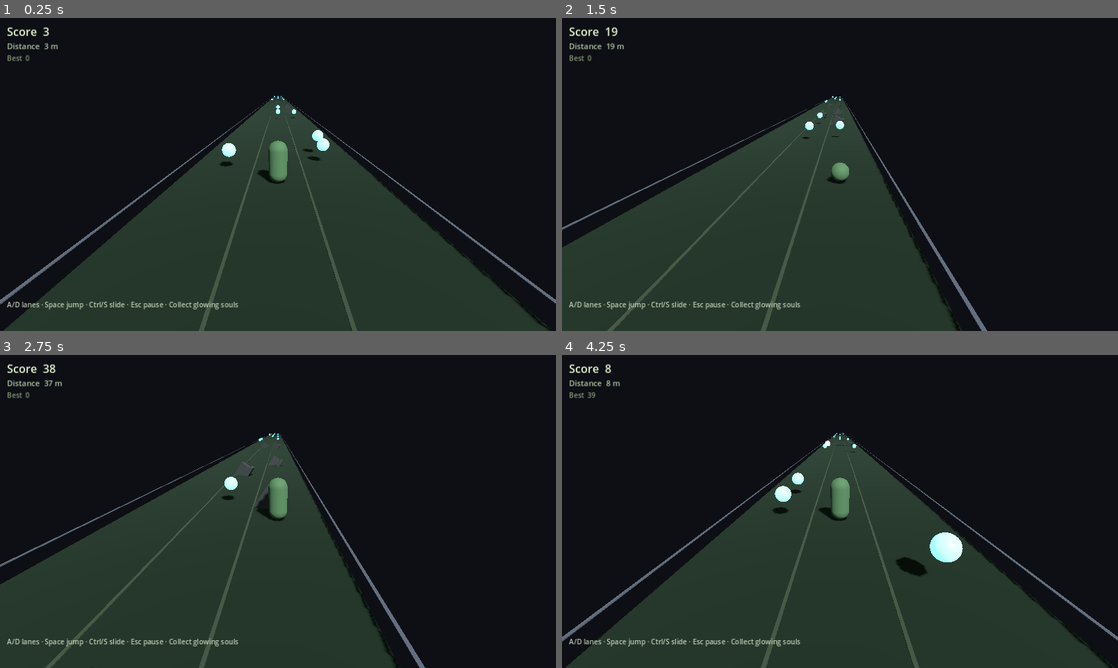
Above: before the commit, frames 1-4 (two rows, left to right).
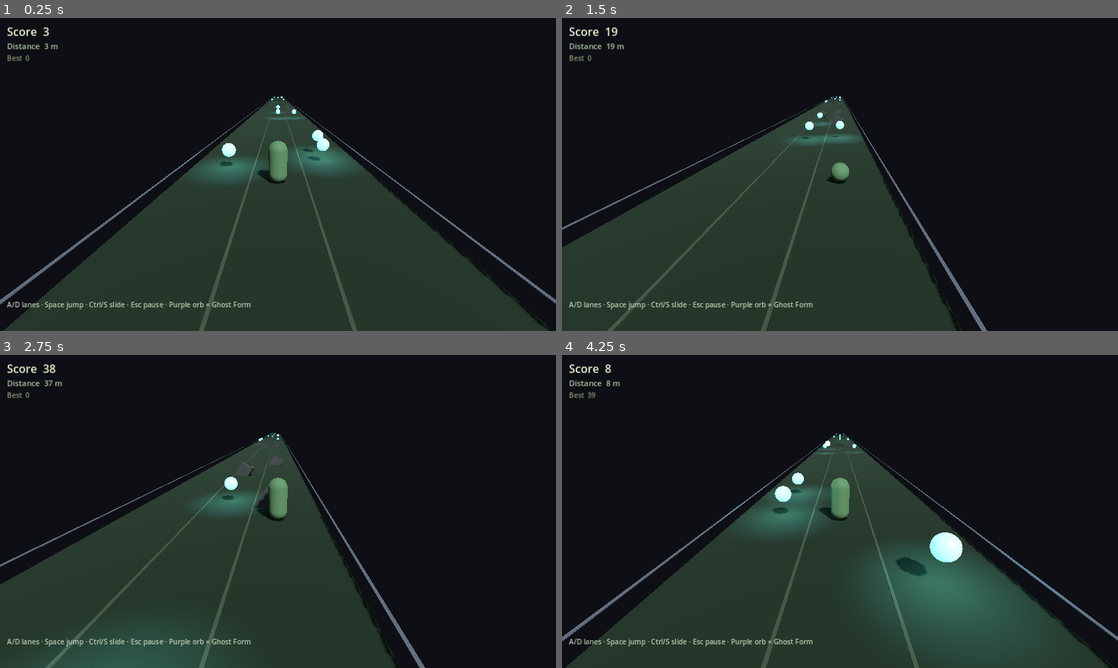
Above: after the commit, the same moments.

Repository: atesz19/GraveDash-Godot
Game: Godot game, scene res://scenes/levels/Main.tscn
Same seed, same stepped clock (60 frames per second), same inputs: the game is played once before the commit and once after it.
Inputs:
- Up to frame 1 (0.25 s): no input
- Up to frame 2 (1.5 s): hold D (swipe_right) 0.53-1.28 s; hold Ctrl (swipe_down) from 1.28 s (still down)
- Up to frame 3 (2.75 s): release Ctrl (swipe_down) at 2.03 s; hold D (swipe_right) from 2.03 s (still down)
- Up to frame 4 (4.25 s): release D (swipe_right) at 2.78 s; hold Space (swipe_up) 2.78-3.5 s; click "Restart" at 3.5 s

The runs differ from the first frame. In frame 1, 1.5% of the frame differs, in the area x 30-67%, y 24-94%; in frame 2, 0.5%; in frame 3, 1.9%; in frame 4, 6.8%, in the area x 29-94%, y 24-94%.

Commit message:
Add Ghost Form power-up with HUD timer and phase-through
ObjectPool-backed Ghost Form pickup (~9s): player phases through
hazards via collision mask + obstacle checks, purple trail/light,
HUD icon with remaining time; LevelGenerator spawns it rarely (~12%).

Co-authored-by: attika199912 <attika199912@gmail.com>

Diff:
--- a/scenes/levels/Main.tscn
+++ b/scenes/levels/Main.tscn
@@ -11,6 +11,7 @@
 [ext_resource type="PackedScene" uid="uid://bq8soulorb" path="res://scenes/powerups/SoulOrb.tscn" id="9_soul"]
 [ext_resource type="PackedScene" uid="uid://bq8bigsoul" path="res://scenes/powerups/BigSoul.tscn" id="10_big"]
 [ext_resource type="PackedScene" uid="uid://bq8goldencoffin" path="res://scenes/powerups/GoldenCoffin.tscn" id="11_coffin"]
+[ext_resource type="PackedScene" uid="uid://bq8ghostform" path="res://scenes/powerups/GhostForm.tscn" id="12_ghost"]
 
 [sub_resource type="Environment" id="Environment_night"]
 background_mode = 1
@@ -46,6 +47,7 @@
 soul_scene = ExtResource("9_soul")
 big_soul_scene = ExtResource("10_big")
 coffin_scene = ExtResource("11_coffin")
+ghost_form_scene = ExtResource("12_ghost")
 player_path = NodePath("../Player")
 
 [node name="HUD" parent="." instance=ExtResource("8_hud")]
@@ -62,6 +64,6 @@
 offset_bottom = -16.0
 theme_override_colors/font_color = Color(0.85, 0.9, 0.8, 0.85)
 theme_override_font_sizes/font_size = 16
-text = "A/D lanes · Space jump · Ctrl/S slide · Esc pause · Collect glowing souls"
+text = "A/D lanes · Space jump · Ctrl/S slide · Esc pause · Purple orb = Ghost Form"
 
 [node name="GameOverUI" parent="." instance=ExtResource("7_gameover")]
--- a/scenes/player/Player.tscn
+++ b/scenes/player/Player.tscn
@@ -35,6 +35,30 @@
 material = SubResource("StandardMaterial3D_dust")
 size = Vector2(0.15, 0.15)
 
+[sub_resource type="ParticleProcessMaterial" id="ParticleProcessMaterial_ghost"]
+emission_shape = 1
+emission_sphere_radius = 0.35
+direction = Vector3(0, 0.4, 1)
+spread = 40.0
+initial_velocity_min = 0.5
+initial_velocity_max = 2.0
+gravity = Vector3(0, 0.4, 0)
+scale_min = 0.08
+scale_max = 0.22
+color = Color(0.45, 0.15, 0.7, 0.65)
+
+[sub_resource type="StandardMaterial3D" id="StandardMaterial3D_ghost_p"]
+transparency = 1
+vertex_color_use_as_albedo = true
+albedo_color = Color(0.35, 0.1, 0.55, 0.55)
+emission_enabled = true
+emission = Color(0.5, 0.15, 0.75, 1)
+emission_energy_multiplier = 1.5
+
+[sub_resource type="QuadMesh" id="QuadMesh_ghost"]
+material = SubResource("StandardMaterial3D_ghost_p")
+size = Vector2(0.2, 0.2)
+
 [node name="Player" type="CharacterBody3D"]
 collision_layer = 2
 collision_mask = 5
@@ -67,3 +91,20 @@
 lifetime = 0.6
 process_material = SubResource("ParticleProcessMaterial_run")
 draw_pass_1 = SubResource("QuadMesh_dust")
+
+[node name="GhostTrail" type="GPUParticles3D" parent="."]
+transform = Transform3D(1, 0, 0, 0, 1, 0, 0, 0, 1, 0, 0.8, 0.5)
+emitting = false
+amount = 36
+lifetime = 0.7
+visibility_aabb = AABB(-2, -2, -2, 4, 4, 4)
+process_material = SubResource("ParticleProcessMaterial_ghost")
+draw_pass_1 = SubResource("QuadMesh_ghost")
+
+[node name="GhostLight" type="OmniLight3D" parent="."]
+transform = Transform3D(1, 0, 0, 0, 1, 0, 0, 0, 1, 0, 1.2, 0)
+visible = false
+light_color = Color(0.55, 0.2, 0.9, 1)
+light_energy = 0.0
+omni_range = 5.0
+shadow_enabled = false
--- a/scenes/powerups/BigSoul.tscn
+++ b/scenes/powerups/BigSoul.tscn
@@ -29,3 +29,9 @@
 [node name="MeshInstance3D" type="MeshInstance3D" parent="."]
 mesh = SubResource("SphereMesh_big")
 surface_material_override/0 = SubResource("StandardMaterial3D_glow")
+
+[node name="OmniLight3D" type="OmniLight3D" parent="."]
+light_color = Color(0.45, 0.6, 1.0, 1)
+light_energy = 2.0
+omni_range = 3.8
+shadow_enabled = false
--- /dev/null
+++ b/scenes/powerups/GhostForm.tscn
@@ -0,0 +1,56 @@
+[gd_scene load_steps=6 format=3 uid="uid://bq8ghostform"]
+
+[ext_resource type="Script" path="res://scripts/collectibles/GhostForm.gd" id="1_ghost"]
+
+[sub_resource type="SphereShape3D" id="SphereShape3D_ghost"]
+radius = 0.55
+
+[sub_resource type="SphereMesh" id="SphereMesh_ghost"]
+radius = 0.42
+height = 0.84
+
+[sub_resource type="StandardMaterial3D" id="StandardMaterial3D_ghost"]
+transparency = 1
+albedo_color = Color(0.45, 0.2, 0.65, 0.75)
+emission_enabled = true
+emission = Color(0.55, 0.15, 0.8, 1)
+emission_energy_multiplier = 3.5
+roughness = 0.25
+
+[sub_resource type="StandardMaterial3D" id="StandardMaterial3D_ring"]
+transparency = 1
+albedo_color = Color(0.1, 0.02, 0.12, 0.55)
+emission_enabled = true
+emission = Color(0.25, 0.05, 0.35, 1)
+emission_energy_multiplier = 1.5
+
+[sub_resource type="TorusMesh" id="TorusMesh_ring"]
+inner_radius = 0.25
+outer_radius = 0.48
+rings = 12
+ring_segments = 16
+material = SubResource("StandardMaterial3D_ring")
+
+[node name="GhostForm" type="Area3D"]
+collision_layer = 8
+collision_mask = 2
+monitoring = true
+monitorable = true
+script = ExtResource("1_ghost")
+
+[node name="CollisionShape3D" type="CollisionShape3D" parent="."]
+shape = SubResource("SphereShape3D_ghost")
+
+[node name="MeshInstance3D" type="MeshInstance3D" parent="."]
+mesh = SubResource("SphereMesh_ghost")
+surface_material_override/0 = SubResource("StandardMaterial3D_ghost")
+
+[node name="Ring" type="MeshInstance3D" parent="."]
+transform = Transform3D(1, 0, 0, 0, 1, 0, 0, 0, 1, 0, -0.05, 0)
+mesh = SubResource("TorusMesh_ring")
+
+[node name="OmniLight3D" type="OmniLight3D" parent="."]
+light_color = Color(0.65, 0.25, 0.95, 1)
+light_energy = 2.4
+omni_range = 4.5
+shadow_enabled = false
--- a/scenes/powerups/GoldenCoffin.tscn
+++ b/scenes/powerups/GoldenCoffin.tscn
@@ -39,3 +39,10 @@
 transform = Transform3D(1, 0, 0, 0, 1, 0, 0, 0, 1, 0, 0.72, 0)
 mesh = SubResource("BoxMesh_lid")
 surface_material_override/0 = SubResource("StandardMaterial3D_gold")
+
+[node name="OmniLight3D" type="OmniLight3D" parent="."]
+transform = Transform3D(1, 0, 0, 0, 1, 0, 0, 0, 1, 0, 0.5, 0)
+light_color = Color(0.95, 0.75, 0.25, 1)
+light_energy = 2.2
+omni_range = 4.0
+shadow_enabled = false
--- a/scenes/powerups/SoulOrb.tscn
+++ b/scenes/powerups/SoulOrb.tscn
@@ -29,3 +29,9 @@
 [node name="MeshInstance3D" type="MeshInstance3D" parent="."]
 mesh = SubResource("SphereMesh_orb")
 surface_material_override/0 = SubResource("StandardMaterial3D_glow")
+
+[node name="OmniLight3D" type="OmniLight3D" parent="."]
+light_color = Color(0.4, 0.85, 1.0, 1)
+light_energy = 1.4
+omni_range = 3.0
+shadow_enabled = false
--- a/scenes/ui/HUD.tscn
+++ b/scenes/ui/HUD.tscn
@@ -12,8 +12,8 @@
 anchor_bottom = 0.0
 offset_left = 16.0
 offset_top = 12.0
-offset_right = 320.0
-offset_bottom = 120.0
+offset_right = 340.0
+offset_bottom = 160.0
 theme_override_constants/margin_left = 0
 theme_override_constants/margin_top = 0
 
@@ -38,3 +38,20 @@
 theme_override_colors/font_color = Color(0.55, 0.6, 0.48, 1)
 theme_override_font_sizes/font_size = 16
 text = "Best  0"
+
+[node name="GhostRow" type="HBoxContainer" parent="Margin/VBox"]
+visible = false
+layout_mode = 2
+theme_override_constants/separation = 8
+
+[node name="GhostIcon" type="ColorRect" parent="Margin/VBox/GhostRow"]
+custom_minimum_size = Vector2(18, 18)
+layout_mode = 2
+size_flags_vertical = 4
+color = Color(0.55, 0.2, 0.85, 0.9)
+
+[node name="GhostLabel" type="Label" parent="Margin/VBox/GhostRow"]
+layout_mode = 2
+theme_override_colors/font_color = Color(0.75, 0.45, 0.95, 1)
+theme_override_font_sizes/font_size = 18
+text = "GHOST  0.0s"
--- a/scripts/LevelGenerator.gd
+++ b/scripts/LevelGenerator.gd
@@ -12,6 +12,7 @@
 const POOL_SOUL: String = "collectible_soul"
 const POOL_BIG_SOUL: String = "collectible_big_soul"
 const POOL_COFFIN: String = "collectible_golden_coffin"
+const POOL_GHOST: String = "collectible_ghost_form"
 
 const LANE_COUNT: int = 3
 const Z_MARGIN: float = 6.0
@@ -25,6 +26,7 @@
 @export var soul_scene: PackedScene
 @export var big_soul_scene: PackedScene
 @export var coffin_scene: PackedScene
+@export var ghost_form_scene: PackedScene
 @export var player_path: NodePath = ^"../Player"
 
 @export var obstacles_per_chunk_min: int = 1
@@ -32,6 +34,8 @@
 @export var souls_per_chunk_min: int = 3
 @export var souls_per_chunk_max: int = 5
 @export var safe_chunk_count: int = 1
+## Chance to place one Ghost Form per chunk (after intro). Keep rare.
+@export var ghost_form_chance: float = 0.12
 
 var _player: Node3D
 var _chunks: Array[Node3D] = []
@@ -75,6 +79,8 @@
 		big_soul_scene = preload("res://scenes/powerups/BigSoul.tscn")
 	if coffin_scene == null:
 		coffin_scene = preload("res://scenes/powerups/GoldenCoffin.tscn")
+	if ghost_form_scene == null:
+		ghost_form_scene = preload("res://scenes/powerups/GhostForm.tscn")
 
 
 func _register_pools() -> void:
@@ -92,6 +98,8 @@
 		ObjectPool.register_pool(POOL_BIG_SOUL, big_soul_scene, 10)
 	if not ObjectPool.has_pool(POOL_COFFIN):
 		ObjectPool.register_pool(POOL_COFFIN, coffin_scene, 4)
+	if not ObjectPool.has_pool(POOL_GHOST):
+		ObjectPool.register_pool(POOL_GHOST, ghost_form_scene, 4)
 
 
 func _spawn_chunk_at(origin_z: float) -> Node3D:
@@ -115,7 +123,8 @@
 	var occupied: Dictionary = {}
 	if index >= safe_chunk_count:
 		occupied = _populate_obstacles(chunk, index)
-	_populate_collectibles(chunk, index, occupied)
+	var soul_cells := _populate_collectibles(chunk, index, occupied)
+	_maybe_spawn_ghost_form(chunk, index, occupied, soul_cells)
 
 	_chunks.append(chunk)
 	return chunk
@@ -156,16 +165,16 @@
 	return occupied
 
 
-func _populate_collectibles(chunk: Node3D, chunk_index: int, occupied: Dictionary) -> void:
+func _populate_collectibles(chunk: Node3D, chunk_index: int, occupied: Dictionary) -> Dictionary:
+	var soul_cells: Dictionary = {}
 	if not chunk.has_method("attach_collectible"):
-		return
-
-	## Density: 3–5 souls/chunk (2–3 on the safe intro chunk). Not sparse, not packed.
+		return soul_cells
+
+	## Density: 3–5 souls/chunk (2–3 on the safe intro chunk).
 	var count := _rng.randi_range(souls_per_chunk_min, souls_per_chunk_max)
 	if chunk_index < safe_chunk_count:
 		count = _rng.randi_range(2, 3)
 
-	var soul_cells: Dictionary = {}  ## "lane|band" → true
 	var placed := 0
 	var attempts := 0
 	while placed < count and attempts < count * 6:
@@ -176,18 +185,7 @@
 		var cell := "%d|%d" % [lane, band]
 		if soul_cells.has(cell):
 			continue
-		## Skip cells that already have an obstacle in this lane/band.
-		var obs_mask: int = int(occupied.get(band, 0))
-		if obs_mask & (1 << lane):
-			continue
-		## Also skip neighbouring bands in the same lane (pit/stone footprint).
-		var near_obs := false
-		for db in [-1, 0, 1]:
-			var m: int = int(occupied.get(band + db, 0))
-			if m & (1 << lane):
-				near_obs = true
-				break
-		if near_obs:
+		if not _cell_is_clear(lane, band, occupied, soul_cells):
 			continue
 
 		var kind := _pick_collectible_kind(chunk_index)
@@ -200,6 +198,50 @@
 		chunk.call("attach_collectible", col)
 		soul_cells[cell] = true
 		placed += 1
+	return soul_cells
+
+
+## Rare Ghost Form pickup — ~12% per chunk after intro, never stacked on obstacles.
+func _maybe_spawn_ghost_form(
+	chunk: Node3D,
+	chunk_index: int,
+	occupied: Dictionary,
+	soul_cells: Dictionary
+) -> void:
+	if chunk_index < safe_chunk_count + 1:
+		return
+	if not chunk.has_method("attach_collectible"):
+		return
+	if _rng.randf() > ghost_form_chance:
+		return
+
+	for attempt in 8:
+		var lane := _rng.randi_range(0, LANE_COUNT - 1)
+		var z_off := _random_z()
+		var band := _band(z_off)
+		var cell := "%d|%d" % [lane, band]
+		if not _cell_is_clear(lane, band, occupied, soul_cells):
+			continue
+		var col := _acquire_pooled(POOL_GHOST)
+		if col == null:
+			return
+		col.pool_id = POOL_GHOST
+		if col.has_method("configure"):
+			col.call("configure", lane, z_off)
+		chunk.call("attach_collectible", col)
+		soul_cells[cell] = true
+		return
+
+
+func _cell_is_clear(lane: int, band: int, occupied: Dictionary, soul_cells: Dictionary) -> bool:
+	var cell := "%d|%d" % [lane, band]
+	if soul_cells.has(cell):
+		return false
+	for db in [-1, 0, 1]:
+		var m: int = int(occupied.get(band + db, 0))
+		if m & (1 << lane):
+			return false
+	return true
 
 
 func _pick_obstacle_kind(chunk_index: int) -> String:
--- a/scripts/PlayerController.gd
+++ b/scripts/PlayerController.gd
@@ -4,19 +4,18 @@
 ## Desktop: A/D or arrows = lanes, Space = jump, Ctrl/S = slide.
 ## Mobile: swipe_* input actions (wire TouchScreenSwipe later).
 
-## Emitted when the player hits a lethal obstacle / hazard.
 signal died
-## Emitted when a power-up is collected (stub hook).
 signal powerup_collected(powerup_id: String)
+## Emitted when Ghost Form starts/stops or ticks (remaining seconds).
+signal ghost_form_changed(active: bool, remaining: float)
 
 # --- Lane layout -------------------------------------------------------------
 const LANE_POSITIONS: Array[float] = [-2.5, 0.0, 2.5]
-const LANE_SWITCH_DURATION: float = 0.20  ## seconds for smooth X tween
+const LANE_SWITCH_DURATION: float = 0.20
 
 # --- Speed ramp --------------------------------------------------------------
 const START_SPEED: float = 13.0
 const MAX_SPEED: float = 30.0
-## Units/sec gained per second of run time (caps at MAX_SPEED).
 const SPEED_RAMP_PER_SECOND: float = 0.35
 
 # --- Jump / gravity ----------------------------------------------------------
@@ -29,20 +28,24 @@
 const STANDING_CAPSULE_RADIUS: float = 0.4
 const SLIDE_CAPSULE_HEIGHT: float = 0.9
 const SLIDE_CAPSULE_RADIUS: float = 0.4
-## Y offset of CollisionShape3D center while standing / sliding.
 const STANDING_SHAPE_Y: float = 0.9
 const SLIDE_SHAPE_Y: float = 0.45
 
-# --- Collision layers (document for later obstacle setup) --------------------
-## Player collision_layer = 2, mask = 1|4 (world + hazards) — configured in .tscn.
+# --- Collision masks ---------------------------------------------------------
+## Layer bits: 1 = world, 2 = player, 4 = hazards (layer 3).
+const MASK_NORMAL: int = 5   ## world + hazards
+const MASK_GHOST: int = 1    ## world only — phase through hazard bodies
+const LAYER_PLAYER: int = 2
 
 @onready var collision_shape: CollisionShape3D = $CollisionShape3D
 @onready var mesh_instance: MeshInstance3D = $MeshInstance3D
 @onready var spring_arm: SpringArm3D = $SpringArm3D
 @onready var camera: Camera3D = $SpringArm3D/Camera3D
 @onready var run_particles: GPUParticles3D = $RunParticles
-
-var current_lane: int = 1  ## center lane
+@onready var ghost_trail: GPUParticles3D = $GhostTrail
+@onready var ghost_light: OmniLight3D = $GhostLight
+
+var current_lane: int = 1
 var target_lane: int = 1
 var _lane_tween: Tween = null
 
@@ -51,14 +54,18 @@
 var _slide_timer: float = 0.0
 var is_alive: bool = true
 
-## Power-up stub flags (magnet, shield, etc. — filled in later slices).
+## Power-up state.
 var has_shield: bool = false
 var has_magnet: bool = false
+var is_ghost: bool = false
+var ghost_time_remaining: float = 0.0
 var _powerup_timers: Dictionary = {}
 
-## Capsule shape resource (shared reference; we mutate height at runtime).
 var _capsule_shape: CapsuleShape3D
 var _capsule_mesh: CapsuleMesh
+var _body_material: StandardMaterial3D
+var _normal_albedo: Color = Color(0.55, 0.72, 0.45, 1.0)
+var _hud_tick_accum: float = 0.0
 
 
 func _ready() -> void:
@@ -68,11 +75,25 @@
 	_capsule_shape = collision_shape.shape as CapsuleShape3D
 	if mesh_instance.mesh is CapsuleMesh:
 		_capsule_mesh = mesh_instance.mesh as CapsuleMesh
+	_setup_materials()
 	_apply_standing_hitbox()
-	# Ensure we start centered.
+	_end_ghost_form(false)
 	global_position.x = LANE_POSITIONS[current_lane]
 	if not GameManager.is_playing():
 		GameManager.start_game()
+
+
+func _setup_materials() -> void:
+	## Unique material so ghost transparency doesn't mutate a shared resource.
+	var existing := mesh_instance.get_surface_override_material(0)
+	if existing is StandardMaterial3D:
+		_body_material = (existing as StandardMaterial3D).duplicate() as StandardMaterial3D
+	else:
+		_body_material = StandardMaterial3D.new()
+		_body_material.albedo_color = _normal_albedo
+		_body_material.roughness = 0.7
+	_normal_albedo = _body_material.albedo_color
+	mesh_instance.set_surface_override_material(0, _body_material)
 
 
 func _physics_process(delta: float) -> void:
@@ -88,14 +109,12 @@
 	_report_distance(delta)
 	_check_hazard_collisions()
 	_tick_powerups(delta)
+	_tick_ghost_form(delta)
 
 
 # --- Input -------------------------------------------------------------------
 
 func _handle_lane_input() -> void:
-	if is_sliding:
-		## Allow lane changes while sliding (common endless-runner feel).
-		pass
 	if Input.is_action_just_pressed("swipe_left"):
 		_change_lane(-1)
 	elif Input.is_action_just_pressed("swipe_right"):
@@ -105,7 +124,6 @@
 func _handle_jump_input() -> void:
 	if Input.is_action_just_pressed("swipe_up") and is_on_floor() and not is_sliding:
 		velocity.y = JUMP_VELOCITY
-		## Cancel slide if somehow overlapping.
 		if is_sliding:
 			_end_slide()
 
@@ -139,14 +157,12 @@
 
 # --- Movement ----------------------------------------------------------------
 
-func _update_speed(delta: float) -> void:
-	## Ramp by run time (GameManager) so pause doesn't advance speed.
+func _update_speed(_delta: float) -> void:
 	var t: float = GameManager.run_time
 	run_speed = clampf(START_SPEED + t * SPEED_RAMP_PER_SECOND, START_SPEED, MAX_SPEED)
 
 
 func _apply_forward_and_gravity(delta: float) -> void:
-	## Auto-run toward -Z.
 	velocity.z = -run_speed
 	if not is_on_floor():
 		velocity.y -= GRAVITY * delta
@@ -155,7 +171,6 @@
 
 
 func _report_distance(delta: float) -> void:
-	## Distance ≈ speed * time along forward axis.
 	ScoreManager.add_distance(run_speed * delta)
 
 
@@ -196,14 +211,14 @@
 		_capsule_mesh.radius = SLIDE_CAPSULE_RADIUS
 	collision_shape.position.y = SLIDE_SHAPE_Y
 	mesh_instance.position.y = SLIDE_SHAPE_Y
-	## Tilt capsule visually to read as a slide.
 	mesh_instance.rotation_degrees.x = 70.0
 
 
 # --- Collisions / death ------------------------------------------------------
 
 func _check_hazard_collisions() -> void:
-	## Hook for Game Over: any slide collision with a body in the hazards group.
+	if is_ghost:
+		return
 	for i in get_slide_collision_count():
 		var col := get_slide_collision(i)
 		var collider := col.get_collider()
@@ -217,8 +232,9 @@
 
 
 func _on_hit_hazard(_hazard: Object) -> void:
+	if is_ghost:
+		return
 	if has_shield:
-		## Stub: consume shield instead of dying.
 		has_shield = false
 		_powerup_timers.erase("shield")
 		print("[Player] Shield absorbed hit")
@@ -229,17 +245,92 @@
 func die() -> void:
 	if not is_alive:
 		return
+	if is_ghost:
+		## Ghost Form still active — hazards cannot kill.
+		return
 	is_alive = false
 	velocity = Vector3.ZERO
+	_end_ghost_form(false)
 	died.emit()
 	GameManager.trigger_game_over()
 	print("[Player] Game Over — score=%d distance=%.1f" % [ScoreManager.score, ScoreManager.distance])
 
 
-# --- Power-up stubs ----------------------------------------------------------
+# --- Ghost Form --------------------------------------------------------------
+
+func is_ghost_form() -> bool:
+	return is_ghost
+
+
+func apply_ghost_form(duration: float = 9.0) -> void:
+	## Refresh / extend if already active.
+	var was_active := is_ghost
+	is_ghost = true
+	ghost_time_remaining = maxf(ghost_time_remaining, duration)
+	_powerup_timers["ghost_form"] = ghost_time_remaining
+	collision_layer = LAYER_PLAYER
+	collision_mask = MASK_GHOST
+	_apply_ghost_visuals(true)
+	powerup_collected.emit("ghost_form")
+	ghost_form_changed.emit(true, ghost_time_remaining)
+	if not was_active:
+		print("[Player] Ghost Form ON (%.1fs)" % ghost_time_remaining)
+
+
+func _tick_ghost_form(delta: float) -> void:
+	if not is_ghost:
+		return
+	ghost_time_remaining = maxf(0.0, ghost_time_remaining - delta)
+	_powerup_timers["ghost_form"] = ghost_time_remaining
+	_hud_tick_accum += delta
+	## HUD update ~10 Hz to avoid spam.
+	if _hud_tick_accum >= 0.1:
+		_hud_tick_accum = 0.0
+		ghost_form_changed.emit(true, ghost_time_remaining)
+	if ghost_time_remaining <= 0.0:
+		_end_ghost_form(true)
+
+
+func _end_ghost_form(emit_signal: bool = true) -> void:
+	is_ghost = false
+	ghost_time_remaining = 0.0
+	_powerup_timers.erase("ghost_form")
+	collision_layer = LAYER_PLAYER
+	collision_mask = MASK_NORMAL
+	_apply_ghost_visuals(false)
+	_hud_tick_accum = 0.0
+	if emit_signal:
+		ghost_form_changed.emit(false, 0.0)
+		print("[Player] Ghost Form OFF")
+
+
+func _apply_ghost_visuals(active: bool) -> void:
+	if _body_material:
+		if active:
+			_body_material.transparency = BaseMaterial3D.TRANSPARENCY_ALPHA
+			_body_material.albedo_color = Color(0.55, 0.35, 0.85, 0.42)
+			_body_material.emission_enabled = true
+			_body_material.emission = Color(0.45, 0.2, 0.75)
+			_body_material.emission_energy_multiplier = 1.8
+		else:
+			_body_material.transparency = BaseMaterial3D.TRANSPARENCY_DISABLED
+			_body_material.albedo_color = _normal_albedo
+			_body_material.emission_enabled = false
+			_body_material.emission_energy_multiplier = 1.0
+	if ghost_trail:
+		ghost_trail.emitting = active
+	if ghost_light:
+		ghost_light.visible = active
+		ghost_light.light_energy = 2.2 if active else 0.0
+
+
+# --- Other power-ups ---------------------------------------------------------
 
 func apply_powerup(powerup_id: String, duration: float = 5.0) -> void:
 	match powerup_id:
+		"ghost_form":
+			apply_ghost_form(duration)
+			return
 		"shield":
 			has_shield = true
 		"magnet":
@@ -262,6 +353,8 @@
 func _tick_powerups(delta: float) -> void:
 	var expired: Array[String] = []
 	for id in _powerup_timers.keys():
+		if id == "ghost_form":
+			continue  ## Handled by _tick_ghost_form.
 		_powerup_timers[id] = float(_powerup_timers[id]) - delta
 		if _powerup_timers[id] <= 0.0:
 			expired.append(id)
--- /dev/null
+++ b/scripts/collectibles/GhostForm.gd
@@ -0,0 +1,34 @@
+extends "res://scripts/collectibles/CollectibleBase.gd"
+## Ghost Form — rare power-up. Grants ~9s of hazard phase-through.
+
+const GHOST_DURATION: float = 9.0
+
+
+func _ready() -> void:
+	collectible_id = "ghost_form"
+	points = 0  ## Ability pickup; no score (activation is the reward).
+	super._ready()
+
+
+func configure(lane: int, z_offset: float) -> void:
+	super.configure(lane, z_offset)
+	_base_y = 1.2
+	position.y = _base_y
+
+
+func _pickup(body: Node3D) -> void:
+	_picked = true
+	monitoring = false
+	## Activate ghost mode on the player.
+	if body.has_method("apply_ghost_form"):
+		body.call("apply_ghost_form", GHOST_DURATION)
+	elif body.has_method("apply_powerup"):
+		body.call("apply_powerup", "ghost_form", GHOST_DURATION)
+	collected.emit(0, collectible_id)
+
+	var parent_chunk := _find_chunk()
+	if parent_chunk and parent_chunk.has_method("notify_collectible_picked"):
+		parent_chunk.call("notify_collectible_picked", self)
+	elif pool_id != "" and ObjectPool.has_pool(pool_id):
+		on_recycled()
+		ObjectPool.release(pool_id, self)
--- a/scripts/obstacles/ObstacleBase.gd
+++ b/scripts/obstacles/ObstacleBase.gd
@@ -29,6 +29,9 @@
 	if not body.is_in_group("player") and not body.has_method("die"):
 		return
 	if not GameManager.is_playing():
+		return
+	## Ghost Form: pass through hazards / enemies.
+	if body.has_method("is_ghost_form") and body.call("is_ghost_form"):
 		return
 	if not can_kill_body(body):
 		return
--- a/scripts/ui/HUD.gd
+++ b/scripts/ui/HUD.gd
@@ -1,9 +1,12 @@
 extends CanvasLayer
-## HUD — live Score, distance (m), and High Score during a run.
+## HUD — live Score, distance (m), High Score, and Ghost Form timer.
 
 @onready var score_label: Label = $Margin/VBox/ScoreLabel
 @onready var distance_label: Label = $Margin/VBox/DistanceLabel
 @onready var best_label: Label = $Margin/VBox/BestLabel
+@onready var ghost_row: HBoxContainer = $Margin/VBox/GhostRow
+@onready var ghost_icon: ColorRect = $Margin/VBox/GhostRow/GhostIcon
+@onready var ghost_label: Label = $Margin/VBox/GhostRow/GhostLabel
 
 
 func _ready() -> void:
@@ -11,7 +14,22 @@
 	ScoreManager.score_changed.connect(_on_score_changed)
 	ScoreManager.distance_changed.connect(_on_distance_changed)
 	ScoreManager.highscore_changed.connect(_on_highscore_changed)
+	ghost_row.visible = false
 	_refresh_all()
+	## Bind to player once it exists (Main may instantiate HUD before Player finishes _ready).
+	call_deferred("_bind_player")
+
+
+func _bind_player() -> void:
+	var player := GameManager.player
+	if player == null:
+		player = get_tree().get_first_node_in_group("player")
+	if player and player.has_signal("ghost_form_changed"):
+		if not player.ghost_form_changed.is_connected(_on_ghost_form_changed):
+			player.ghost_form_changed.connect(_on_ghost_form_changed)
+		## Sync if ghost already active (unlikely at boot).
+		if player.has_method("is_ghost_form") and player.is_ghost_form():
+			_on_ghost_form_changed(true, player.ghost_time_remaining)
 
 
 func _refresh_all() -> void:
@@ -30,3 +48,12 @@
 
 func _on_highscore_changed(new_highscore: int) -> void:
 	best_label.text = "Best  %d" % new_highscore
+
+
+func _on_ghost_form_changed(active: bool, remaining: float) -> void:
+	ghost_row.visible = active
+	if active:
+		ghost_label.text = "GHOST  %.1fs" % remaining
+		## Pulse icon alpha slightly with time.
+		var pulse := 0.65 + 0.35 * absf(sin(remaining * 4.0))
+		ghost_icon.color = Color(0.55, 0.2, 0.85, pulse)
Not shown: 1 places in scenes/levels/Main.tscn that only renumber resources
Not shown: 1 places in scenes/player/Player.tscn that only renumber resources
Not shown, changed: README.md
